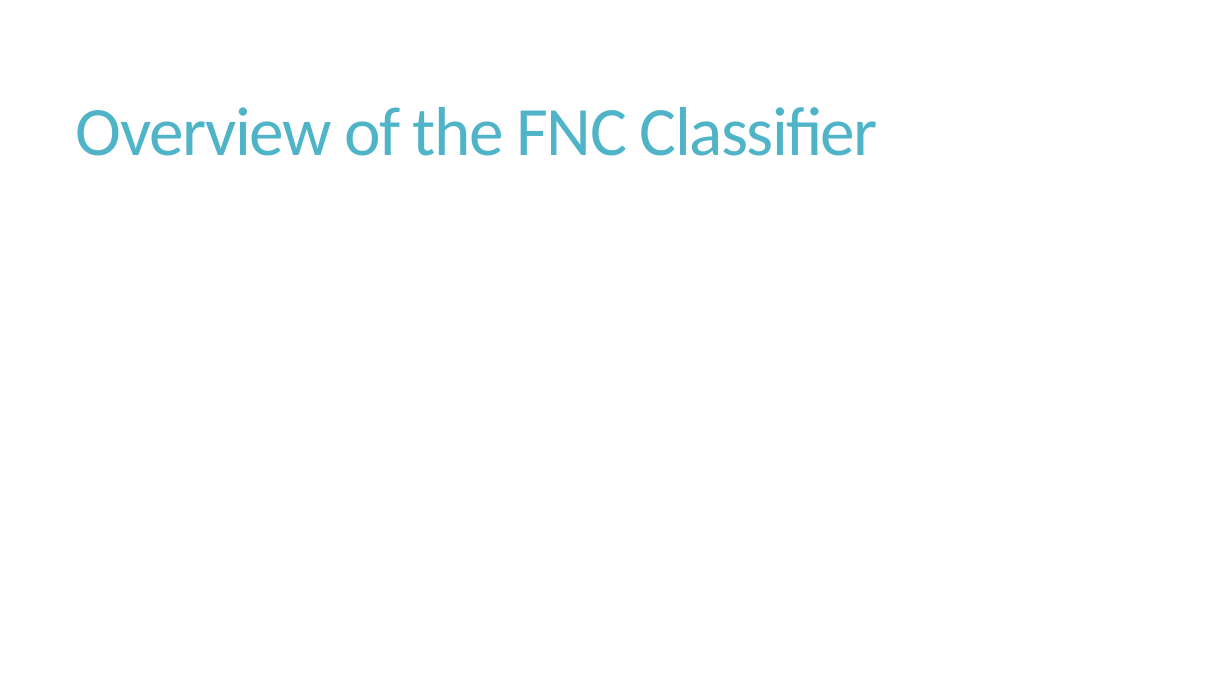
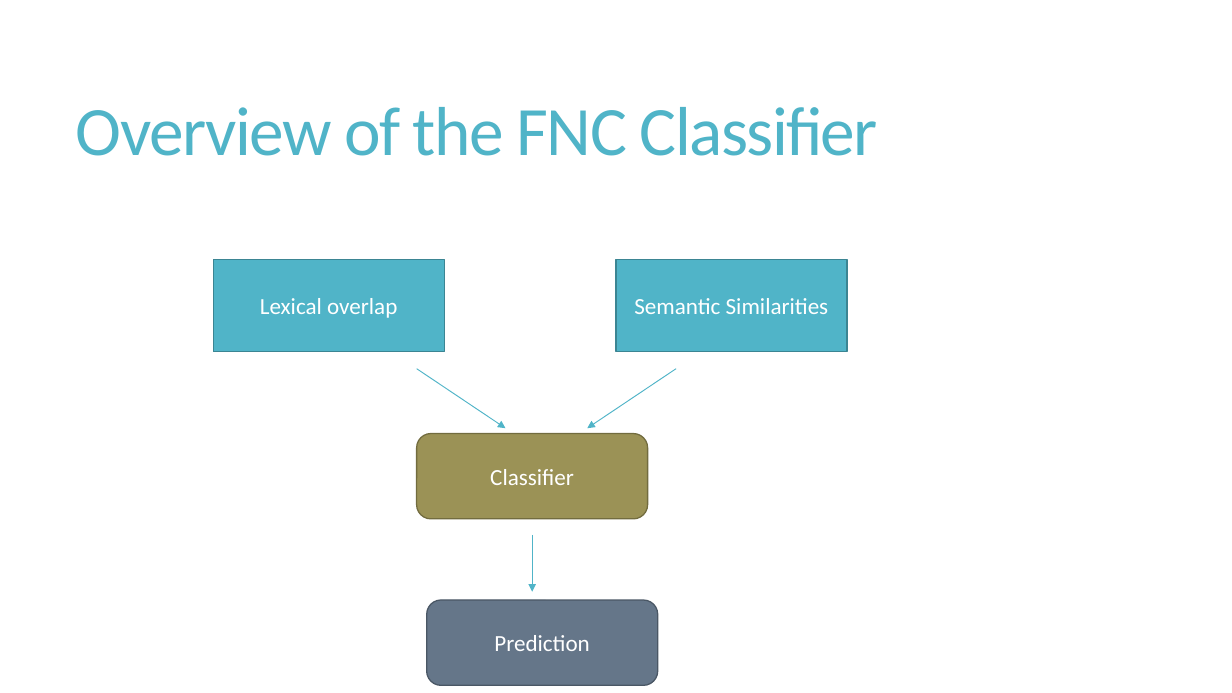
Before and after one commit to cchen23/AI4ALL_NLP, a slide deck: slide 6 of Slides/Week2_NLP_WordVectors.pptx (slide 7 before the commit). Drawn at 1232x693 pixels with LibreOffice and Linux fonts; fonts in the diff are those of the drawing. Boxes give left, top, right and bottom in pixels: in the first picture for what was removed or moved away, otherwise in the second. Text is boxed around its words. In the diff, an @@ line names an element or a change of style, - is before the commit and + after.

```diff
--- a/Slides/Week2_NLP_WordVectors.pptx
+++ b/Slides/Week2_NLP_WordVectors.pptx
@@ rectangle added at (x1=213, y1=260, x2=445, y2=352), fill #50B4C8, outline #3B8594 1 pt, 18 pt, text #FFFFFF @@
+Lexical overlap
@@ rectangle added at (x1=616, y1=260, x2=848, y2=352), fill #50B4C8, outline #3B8594 1 pt, 18 pt, text #FFFFFF @@
+Semantic Similarities
@@ arrow added from (417, 369) to (506, 428), #50B4C8 0.75 pt @@
@@ arrow added from (677, 369) to (588, 428), #50B4C8 0.75 pt @@
@@ rounded rectangle added at (x1=417, y1=433, x2=648, y2=518), fill #9B9256, outline #736C40 1 pt, 18 pt, text #FFFFFF @@
+Classifier
@@ arrow added from (532, 535) to (532, 592), #50B4C8 0.75 pt @@
@@ rounded rectangle added at (x1=427, y1=600, x2=658, y2=685), fill #657689, outline #4B5765 1 pt, 18 pt, text #FFFFFF @@
+Prediction
```
Also in this commit, not shown: 1 other slide changed, 3 slides added, 1 slide removed, 5 other files.
